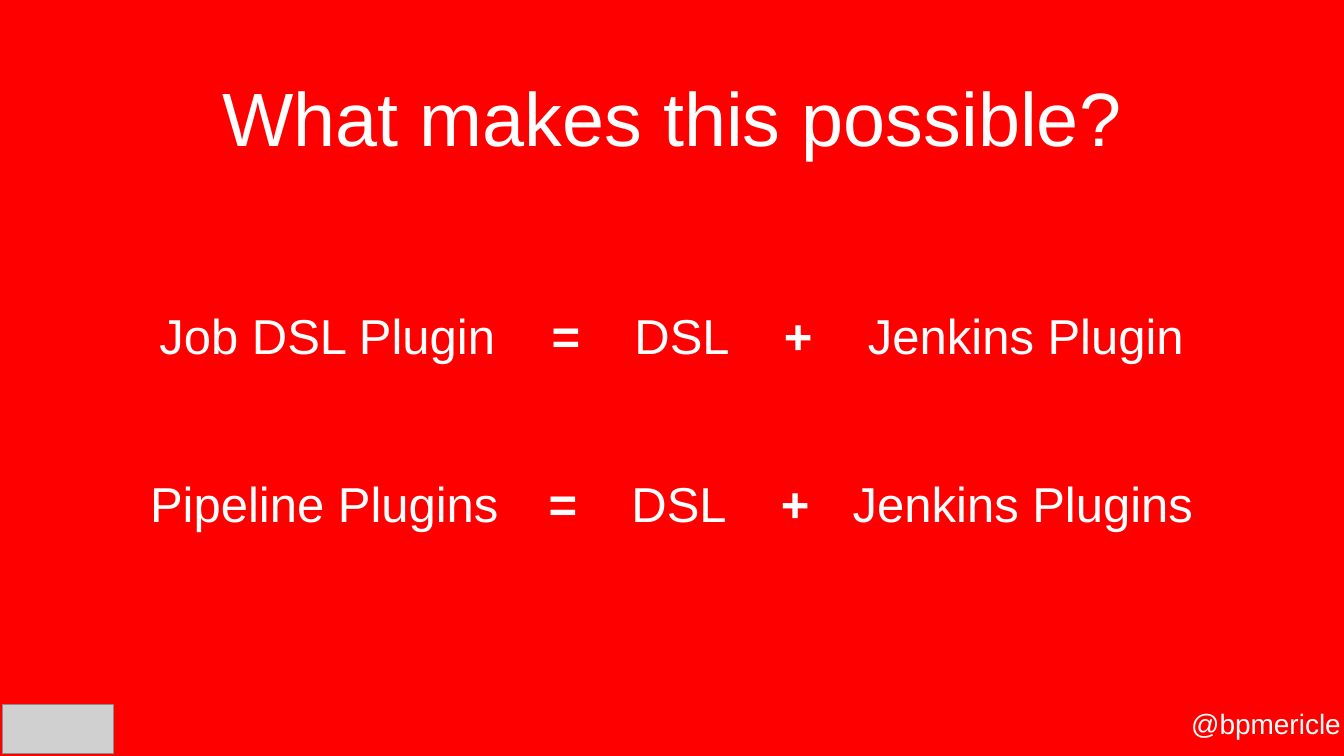
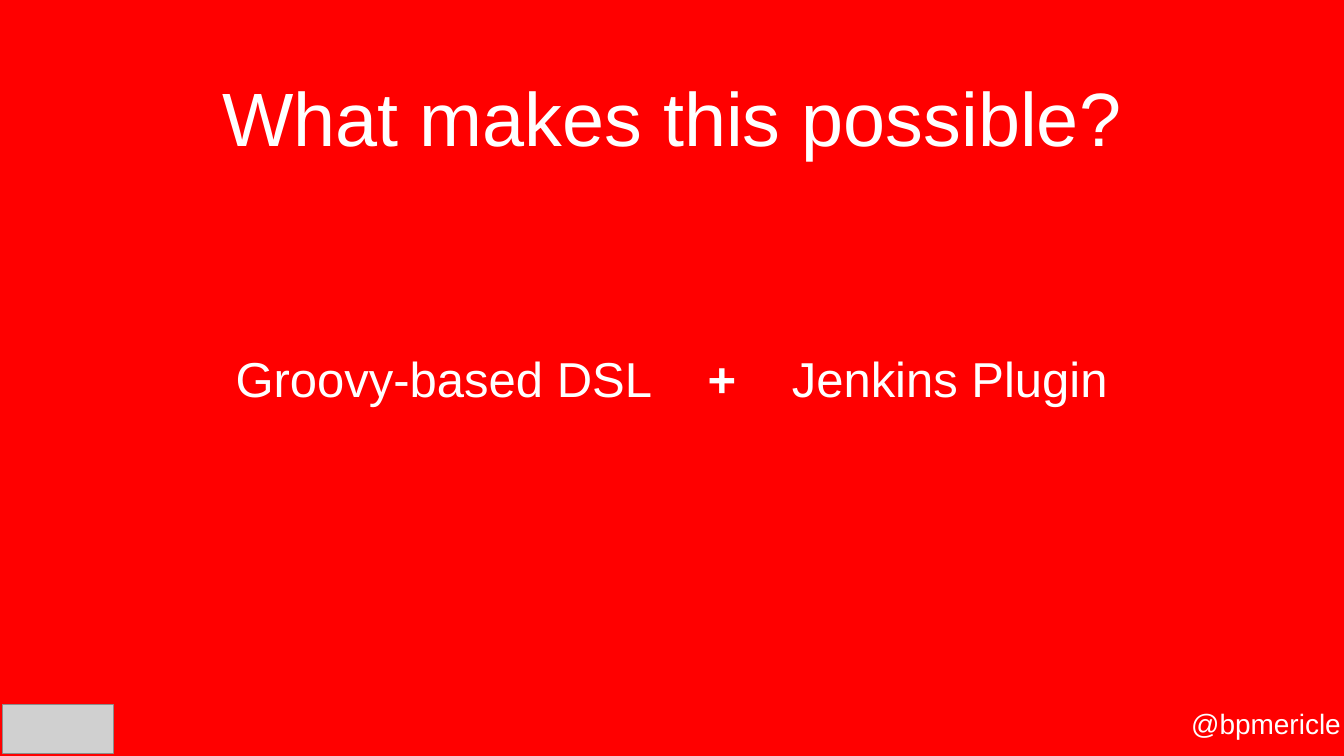
Before and after one commit to bpmericle/gluecon-2018-JaC, a slide deck: slide 3 of YouDontKnowJaC-Gluecon2018.pptx. Drawn at 1344x756 pixels with LibreOffice and Linux fonts; fonts in the diff are those of the drawing; grey boxes stand for pictures; background and template pictures are left out. Boxes give left, top, right and bottom in pixels: in the first picture for what was removed or moved away, otherwise in the second. Text is boxed around its words. In the diff, an @@ line names an element or a change of style, - is before the commit and + after.

```diff
--- a/YouDontKnowJaC-Gluecon2018.pptx
+++ b/YouDontKnowJaC-Gluecon2018.pptx
@@ text removed at bbox=[159, 318, 495, 364] @@
-Job DSL Plugin
@@ text removed at bbox=[549, 302, 584, 367] @@
-=
@@ text removed at bbox=[634, 319, 729, 355] @@
-DSL
@@ text "+": place and size @@
-text "+" at bbox=[781, 302, 816, 367]
+text "+" at bbox=[705, 346, 740, 410]
@@ text "Jenkins Plugin": place and size @@
-text "Jenkins Plugin" at bbox=[868, 318, 1184, 364]
+text "Jenkins Plugin" at bbox=[792, 361, 1107, 407]
@@ text added at bbox=[236, 361, 652, 407], 70 pt, text #FFFFFF @@
+Groovy-based DSL
@@ group removed at bbox=[150, 471, 1193, 535]: 5 texts @@
-Pipeline Plugins
-=
-DSL
-+
-Jenkins Plugins
```
Also in this commit, not shown: 3 other slides changed, 1 slide added, 1 slide removed, 5 other files.
